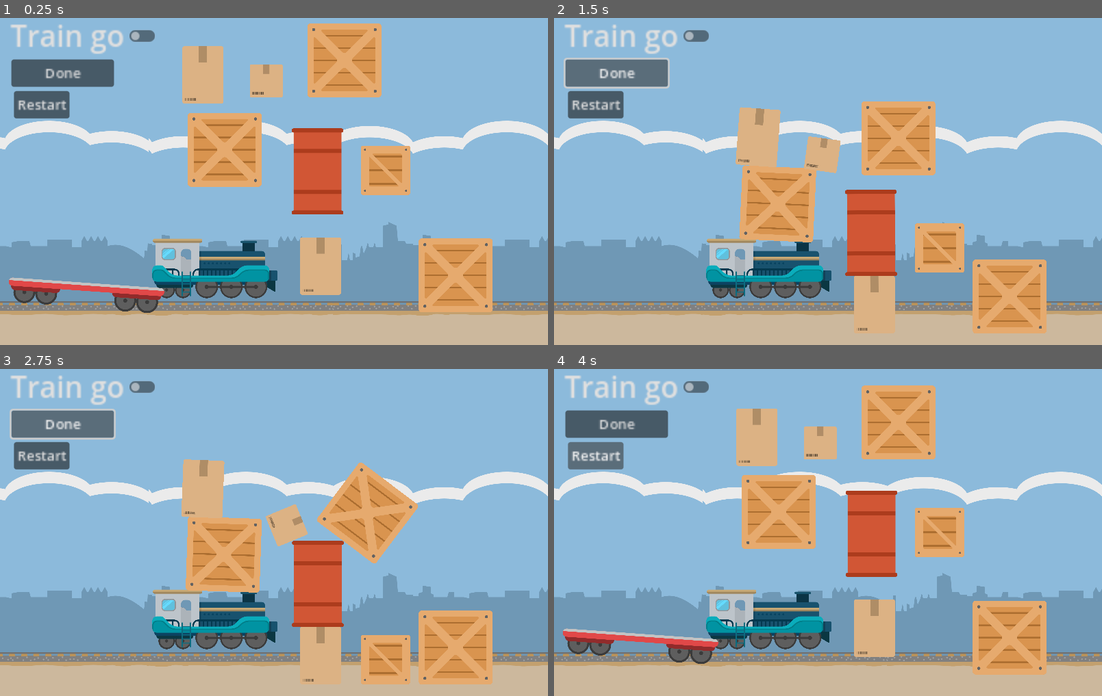
Above: before the commit, frames 1-4 (two rows, left to right).
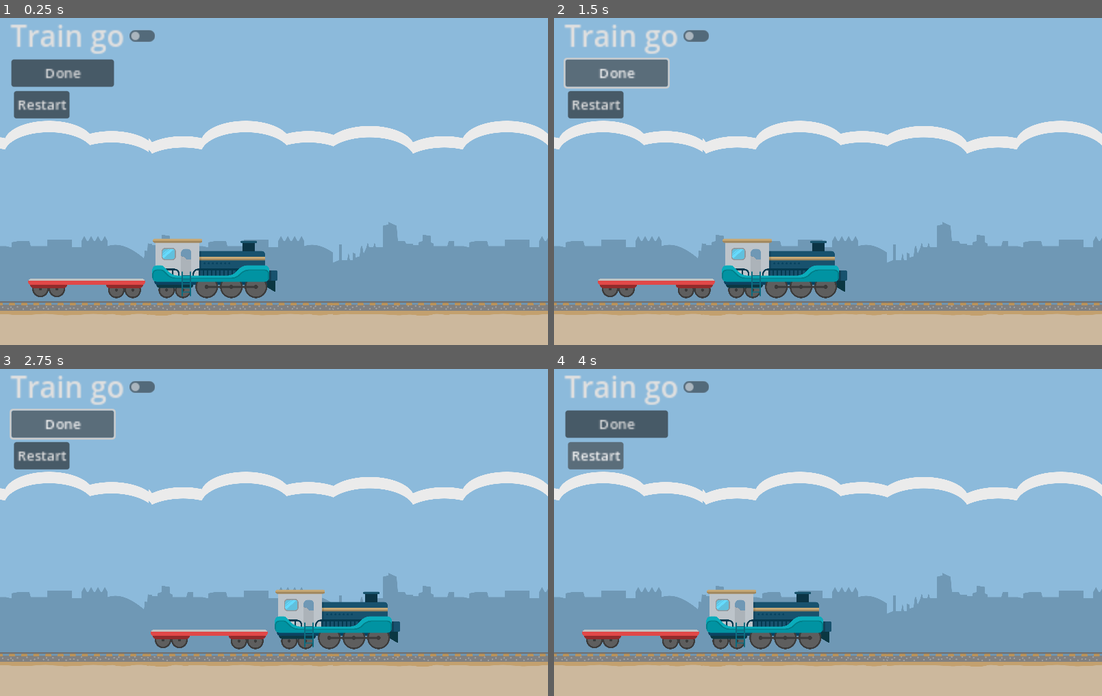
Above: after the commit, the same moments.

Repository: bonsaipropaganda/train-game
Game: Godot game, scene res://scenes/main.tscn
Two runs of this game, one before a commit and one after it. Both use one fixed random seed, a clock stepped at 60 frames per second and the inputs below.
Inputs:
- Up to frame 1 (0.25 s): no input
- Up to frame 2 (1.5 s): click "Restart" at 0.5 s; click "Done" at 1.25 s
- Up to frame 3 (2.75 s): click "Done" at 2 s
- Up to frame 4 (4 s): click "Restart" at 2.75 s; click "Restart" at 3.5 s

The runs differ from the first frame. In frame 1, 18% of the frame differs, in the area x 1-90%, y 1-91%; in frame 2, 19%; in frame 3, 21%, in the area x 27-90%, y 27-97%; in frame 4, 18%.
Error before the commit: Attempt to call function 'print_cargo' in base 'null instance' on a null instance. (res://scenes/train.gd:25)

Commit message:
fixed shit

Diff:
--- a/scenes/game_scene.tscn
+++ b/scenes/game_scene.tscn
@@ -1,15 +1,9 @@
-[gd_scene load_steps=11 format=3 uid="uid://6mefnskswu1p"]
+[gd_scene load_steps=5 format=3 uid="uid://6mefnskswu1p"]
 
 [ext_resource type="Script" path="res://scenes/game_scene.gd" id="1_6jg43"]
 [ext_resource type="PackedScene" uid="uid://byvdqqfcsxwip" path="res://scenes/train/train.tscn" id="2_jndsp"]
 [ext_resource type="PackedScene" uid="uid://38q3c8lxx2ea" path="res://scenes/invisble_barrier.tscn" id="5_7tujy"]
-[ext_resource type="PackedScene" uid="uid://c0mei788y83pl" path="res://scenes/cargo/crate_big.tscn" id="5_kcnev"]
-[ext_resource type="PackedScene" uid="uid://jvbcyqnpyogb" path="res://scenes/cargo/barrel.tscn" id="6_nv88b"]
-[ext_resource type="PackedScene" uid="uid://cw7e3nb2c0g3d" path="res://scenes/cargo/cardboard_small.tscn" id="7_yk7vb"]
-[ext_resource type="PackedScene" uid="uid://dr2o0shesy2hd" path="res://scenes/cargo/cardboard_tall.tscn" id="8_0i5gc"]
-[ext_resource type="PackedScene" uid="uid://bifpdbipt7rbs" path="res://scenes/cargo/crate_small.tscn" id="9_ae7kk"]
 [ext_resource type="PackedScene" uid="uid://8dooflhday5k" path="res://scenes/background.tscn" id="9_rblfa"]
-[ext_resource type="PackedScene" uid="uid://bgunissr3e64u" path="res://scenes/train/invisible_train_track.tscn" id="10_l8d6y"]
 
 [node name="game_scene" type="Node2D"]
 script = ExtResource("1_6jg43")
@@ -19,64 +13,6 @@
 
 [node name="Train" parent="." instance=ExtResource("2_jndsp")]
 position = Vector2(501, 578)
-
-[node name="InvisbleBarrier" parent="." instance=ExtResource("5_7tujy")]
-position = Vector2(659, 812)
-scale = Vector2(-9.22024, 1.76)
-
-[node name="InvisbleBarrier2" parent="." instance=ExtResource("5_7tujy")]
-position = Vector2(661, -277)
-scale = Vector2(-8.98024, 1)
-
-[node name="InvisbleBarrier3" parent="." instance=ExtResource("5_7tujy")]
-position = Vector2(-79, 415)
-rotation = 1.5708
-scale = Vector2(-7.05017, 1.88)
-
-[node name="InvisbleBarrier4" parent="." instance=ExtResource("5_7tujy")]
-position = Vector2(1377, 420)
-rotation = 1.5708
-scale = Vector2(-7.33017, 2.16)
-
-[node name="CrateBig" parent="." instance=ExtResource("5_kcnev")]
-position = Vector2(524, 294)
-inertia = 0.0
-physics_material_override = null
-
-[node name="Barrel" parent="." instance=ExtResource("6_nv88b")]
-position = Vector2(741, 345)
-inertia = 0.0
-physics_material_override = null
-
-[node name="CardboardSmall" parent="." instance=ExtResource("7_yk7vb")]
-position = Vector2(621, 133)
-inertia = 0.0
-physics_material_override = null
-
-[node name="CardboardTall" parent="." instance=ExtResource("8_0i5gc")]
-position = Vector2(473, 119)
-inertia = 0.0
-physics_material_override = null
-
-[node name="CrateBig2" parent="." instance=ExtResource("5_kcnev")]
-position = Vector2(804, 85)
-inertia = 0.0
-physics_material_override = null
-
-[node name="CrateBig3" parent="." instance=ExtResource("5_kcnev")]
-position = Vector2(1064, 588)
-inertia = 0.0
-physics_material_override = null
-
-[node name="CardboardTall2" parent="." instance=ExtResource("8_0i5gc")]
-position = Vector2(748, 566)
-inertia = 0.0
-physics_material_override = null
-
-[node name="CrateSmall" parent="." instance=ExtResource("9_ae7kk")]
-position = Vector2(900, 342)
-inertia = 0.0
-physics_material_override = null
 
 [node name="Control" type="Control" parent="."]
 layout_mode = 3
@@ -96,7 +32,7 @@
 theme_override_font_sizes/font_size = 34
 text = "Train go"
 
-[node name="Button" type="Button" parent="Control"]
+[node name="DoneButton" type="Button" parent="Control"]
 layout_mode = 0
 offset_left = 72.0
 offset_top = 97.5
@@ -104,7 +40,7 @@
 offset_bottom = 128.5
 text = "Done"
 
-[node name="Button2" type="Button" parent="Control"]
+[node name="RestartButton" type="Button" parent="Control"]
 layout_mode = 0
 offset_left = 75.0
 offset_top = 134.5
@@ -112,10 +48,28 @@
 offset_bottom = 165.5
 text = "Restart"
 
-[node name="InvisibleTrainTrack" parent="." instance=ExtResource("10_l8d6y")]
-position = Vector2(600, 671)
-scale = Vector2(6.08, 1)
+[node name="InvisibleBarriers" type="Node" parent="."]
+
+[node name="InvisbleBarrier" parent="InvisibleBarriers" instance=ExtResource("5_7tujy")]
+position = Vector2(659, 812)
+rotation = -3.14159
+scale = Vector2(9.22024, -1.76)
+
+[node name="InvisbleBarrier2" parent="InvisibleBarriers" instance=ExtResource("5_7tujy")]
+position = Vector2(630, -277)
+rotation = -3.14159
+scale = Vector2(8.98024, -1)
+
+[node name="InvisbleBarrier3" parent="InvisibleBarriers" instance=ExtResource("5_7tujy")]
+position = Vector2(-79, 415)
+rotation = -1.57079
+scale = Vector2(7.05017, -1.88)
+
+[node name="InvisbleBarrier4" parent="InvisibleBarriers" instance=ExtResource("5_7tujy")]
+position = Vector2(1377, 420)
+rotation = -1.57079
+scale = Vector2(7.33017, -2.16)
 
 [connection signal="toggled" from="Control/CheckButton" to="Train" method="_on_check_button_toggled"]
-[connection signal="pressed" from="Control/Button" to="Train" method="_on_button_pressed"]
-[connection signal="pressed" from="Control/Button2" to="." method="_on_button_2_pressed"]
+[connection signal="pressed" from="Control/DoneButton" to="Train" method="_on_button_pressed"]
+[connection signal="pressed" from="Control/RestartButton" to="." method="_on_button_2_pressed"]
--- a/scenes/train.gd
+++ b/scenes/train.gd
@@ -23,3 +23,4 @@
 
 func _on_button_pressed() -> void:
 	$TrainBed.print_cargo()
+	move = true
--- a/scenes/train_bed.gd
+++ b/scenes/train_bed.gd
@@ -1,4 +1,4 @@
-extends RigidBody2D
+extends StaticBody2D
 
 
 # Called when the node enters the scene tree for the first time.
@@ -12,12 +12,4 @@
 
 func print_cargo():
 	for body in $CargoDetection.get_overlapping_bodies():
-		body.reparent(self)
-
-
-func _on_cargo_detection_body_exited(body: Node2D) -> void:
-	print(body.name)
-#	var body_parent = body.get_parent().name
-#	if body_parent == "TrainBed":
-#		body.reparent(get_parent().get_parent())
-#		print(body.get_parent().name)
+		body.reparent(get_parent())
--- a/scenes/train_bed.tscn
+++ b/scenes/train_bed.tscn
@@ -9,10 +9,9 @@
 [sub_resource type="RectangleShape2D" id="RectangleShape2D_bappr"]
 size = Vector2(14.1647, 20)
 
-[node name="TrainBed" type="RigidBody2D"]
+[node name="TrainBed" type="StaticBody2D"]
 collision_layer = 3
 collision_mask = 7
-gravity_scale = 0.0
 script = ExtResource("1_aocyo")
 
 [node name="Sprite2D" type="Sprite2D" parent="."]
